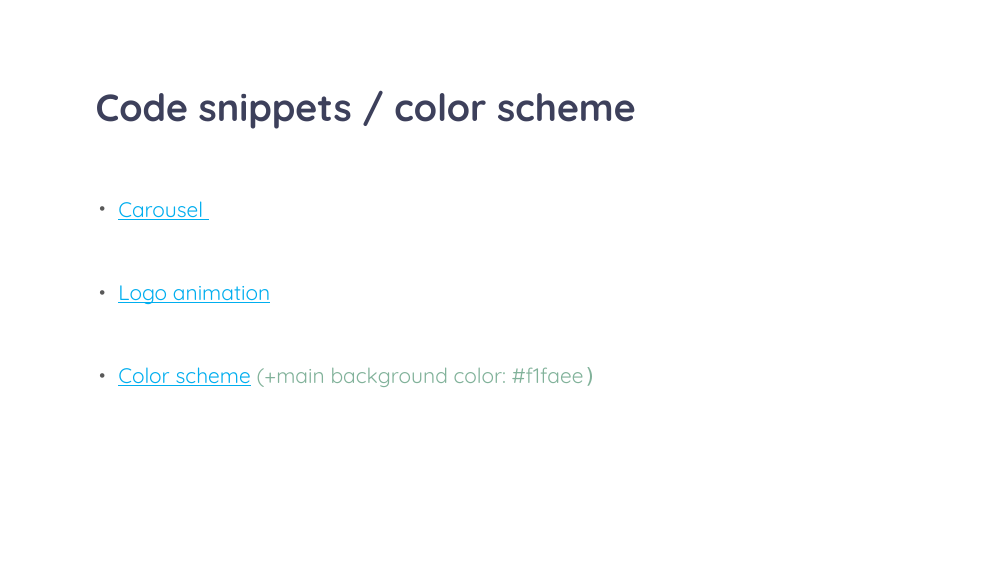
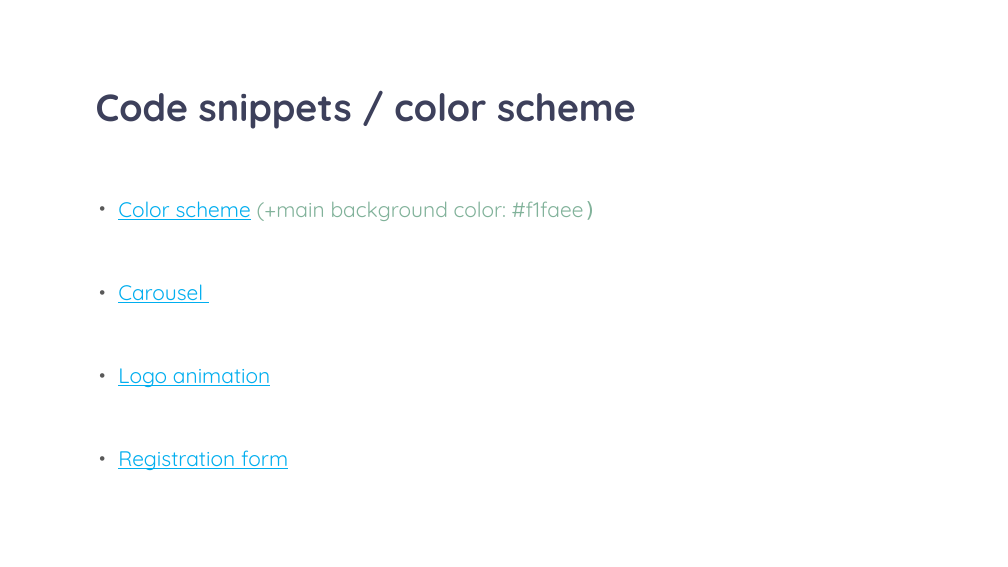
Before and after one commit to becodeorg/the-start-up-the-mines-of-moria, a slide deck: slide 3 of Presentation.pptm. Drawn at 1008x567 pixels with LibreOffice and Linux fonts; fonts in the diff are those of the drawing; background and template pictures are left out. Boxes give left, top, right and bottom in pixels: in the first picture for what was removed or moved away, otherwise in the second. Text is boxed around its words. In the diff, an @@ line names an element or a change of style, - is before the commit and + after.

Commit message:
Small update presentation

```diff
--- a/Presentation.pptm
+++ b/Presentation.pptm
@@ text at (118,201,597,221): paragraph added @@
+• Color scheme (+main background color: #f1faee)
@@ text at (118,450,288,470): text changed; text colour #81B29A to #00AEEF @@
-• Color scheme (+main background color: #f1faee)
+• Registration form
```
